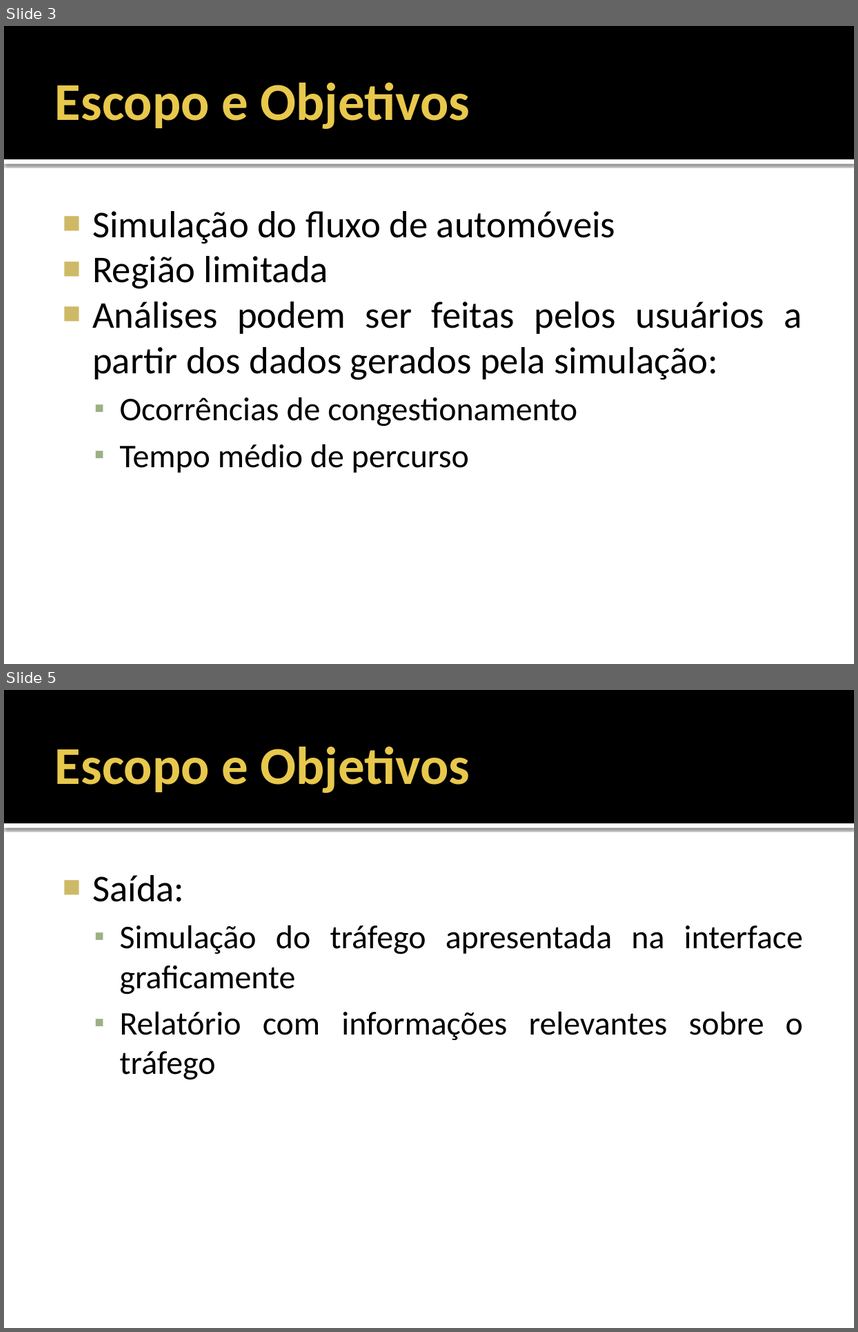
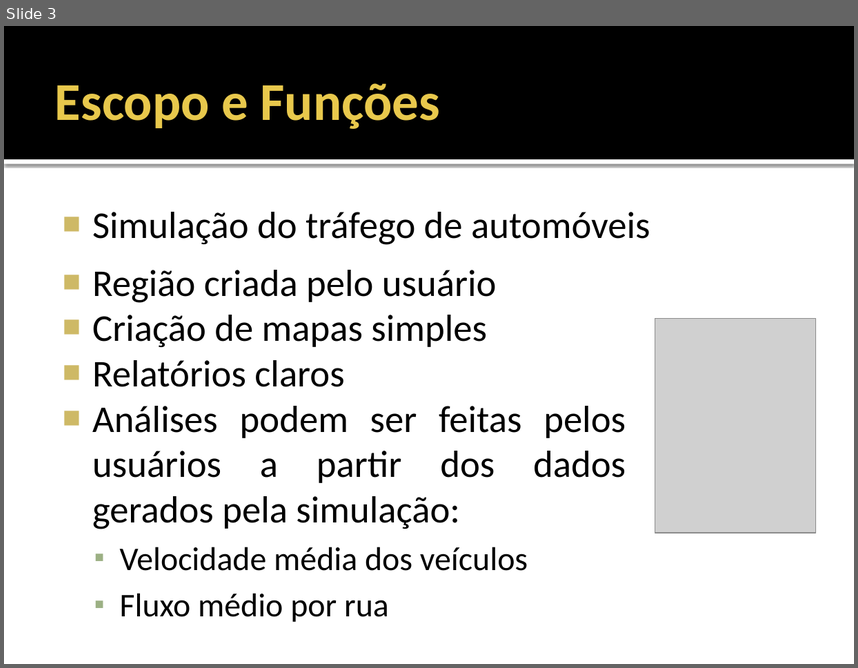
Before and after one commit to fchirigati/rota, a slide deck: Documentação/Especificação de Requisitos de Software/Apresentação.pptx. Shown one above the other, each under a label of ours: slides 3 and 5 before the commit, slide 3 after it; the slides between them are not shown. The pictures are 858x1332 and 858x668 pixels, drawn with LibreOffice and Linux fonts; fonts in the diff are those of the drawing; grey boxes stand for pictures. Boxes give left, top, right and bottom in pixels: in the first picture for what was removed or moved away, otherwise in the second. Text is boxed around its words. In the diff, an @@ line names an element or a change of style, - is before the commit and + after.

```diff
--- a/Documentação/Especificação de Requisitos de Software/Apresentação.pptx
+++ b/Documentação/Especificação de Requisitos de Software/Apresentação.pptx
@@ slide 5 removed at box(4, 690, 854, 1328), background #FFFFFF; not listed: 2 template elements that a slide beside it also shows @@
@@ title removed at box(55, 747, 470, 793) @@
-Escopo e Objetivos
@@ text removed at box(92, 875, 803, 1080) @@
-■ Saída:
-  ▪ Simulação do tráfego apresentada na interface graficamente
-  ▪ Relatório com informações relevantes sobre o tráfego
@@ slide 3 changed as well @@
@@ title at box(55, 83, 440, 129): text changed @@
-Escopo e Objetivos
+Escopo e Funções
@@ text "Região criada pelo usuário": place and size @@
-text "Região criada pelo usuário" at box(92, 211, 802, 472)
+text "Região criada pelo usuário" at box(92, 270, 626, 621)
@@ text added at box(92, 212, 651, 245), 32 pt, text #000000 @@
+■ Simulação do tráfego de automóveis
@@ text at box(92, 270, 497, 387): text changed @@
-■ Simulação do fluxo de automóveis
-■ Região limitada
+■ Região criada pelo usuário
+■ Criação de mapas simples
+■ Relatórios claros
@@ picture added at box(655, 319, 816, 532) @@
@@ text at box(120, 546, 528, 621): text changed @@
-  ▪ Ocorrências de congestionamento
-  ▪ Tempo médio de percurso
+  ▪ Velocidade média dos veículos
+  ▪ Fluxo médio por rua
```
Also in this commit, not shown: 4 other slides changed, 6 slides added, 9 other slides removed.
